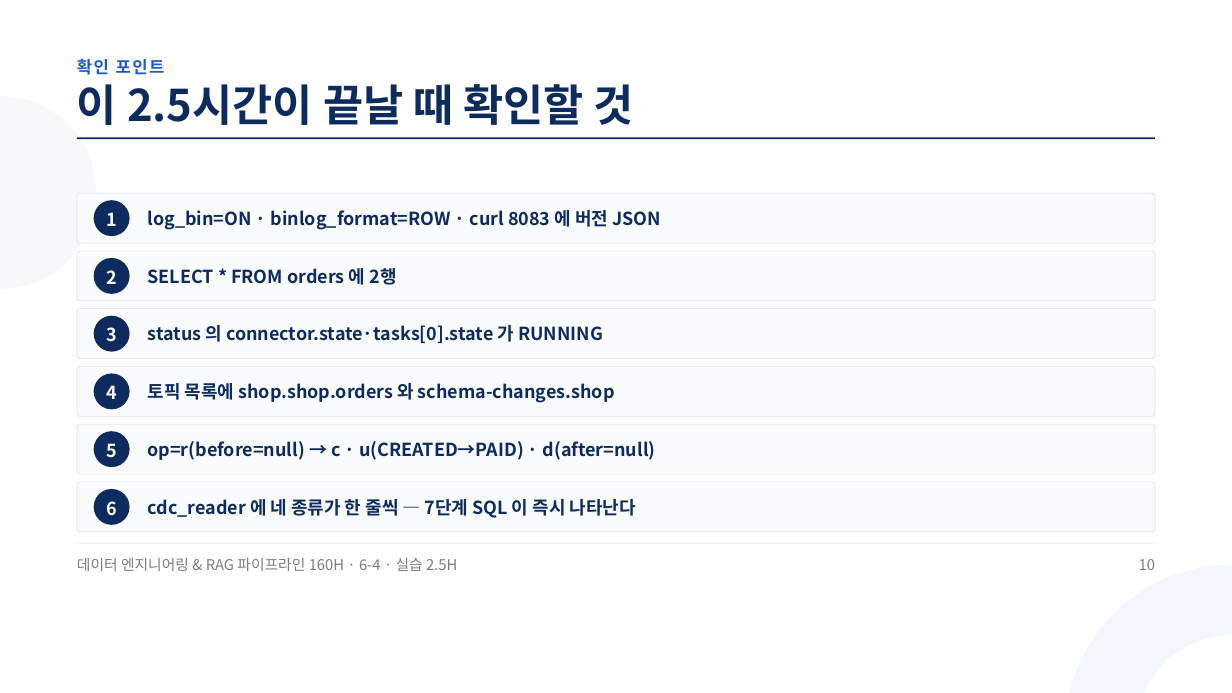
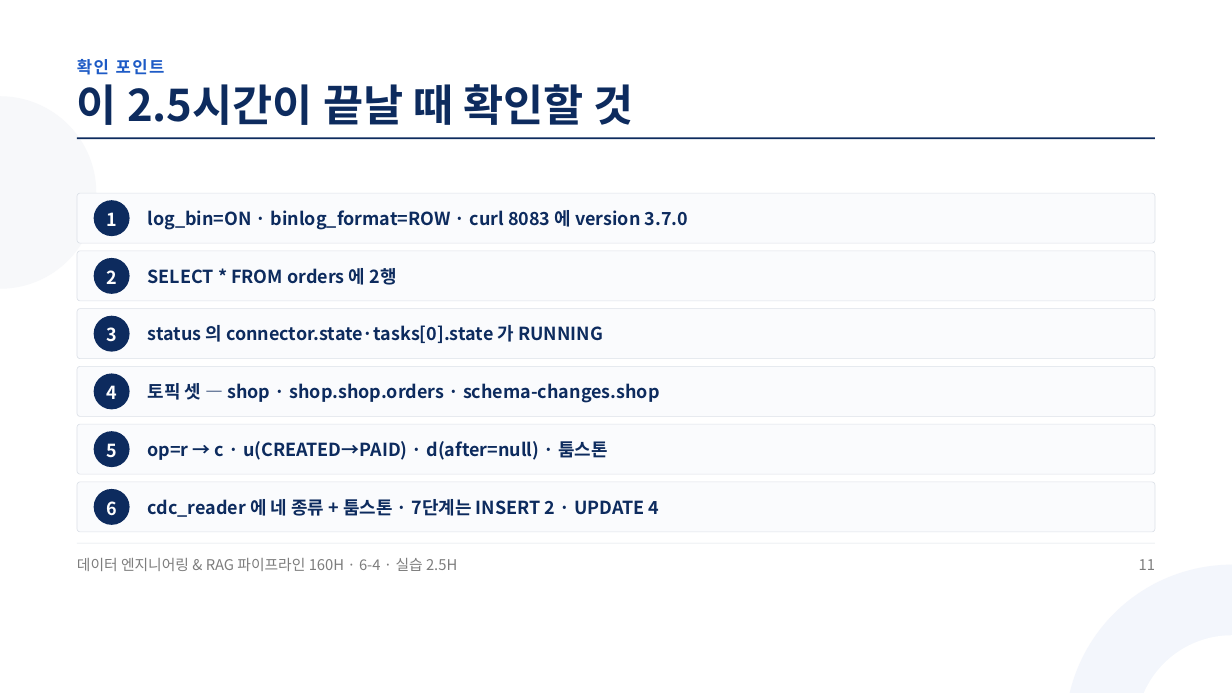
Before and after one commit to aebonlee/materials, a slide deck: slide 11 of data-eng/decks/w6d4s2.pptx (slide 10 before the commit). Drawn at 1232x693 pixels with LibreOffice and Linux fonts; fonts in the diff are those of the drawing. Boxes give left, top, right and bottom in pixels: in the first picture for what was removed or moved away, otherwise in the second. Text is boxed around its words. In the diff, an @@ line names an element or a change of style, - is before the commit and + after.

```diff
--- a/data-eng/decks/w6d4s2.pptx
+++ b/data-eng/decks/w6d4s2.pptx
@@ text at <box>148,210,688,230</box>: text changed @@
-log_bin=ON · binlog_format=ROW · curl 8083 에 버전 JSON
+log_bin=ON · binlog_format=ROW · curl 8083 에 version 3.7.0
@@ text at <box>148,383,660,403</box>: text changed @@
-토픽 목록에 shop.shop.orders 와 schema-changes.shop
+토픽 셋 — shop · shop.shop.orders · schema-changes.shop
@@ text at <box>148,441,608,460</box>: text changed @@
-op=r(before=null) → c · u(CREATED→PAID) · d(after=null)
+op=r → c · u(CREATED→PAID) · d(after=null) · 툼스톤
@@ text at <box>148,499,660,517</box>: text changed @@
-cdc_reader 에 네 종류가 한 줄씩 — 7단계 SQL 이 즉시 나타난다
+cdc_reader 에 네 종류 + 툼스톤 · 7단계는 INSERT 2 · UPDATE 4
@@ text at <box>1139,559,1155,570</box>: text changed @@
-10
+11
```
Also in this commit, not shown: 6 other slides changed, 2 slides added, 1 slide removed, 33 other files.
